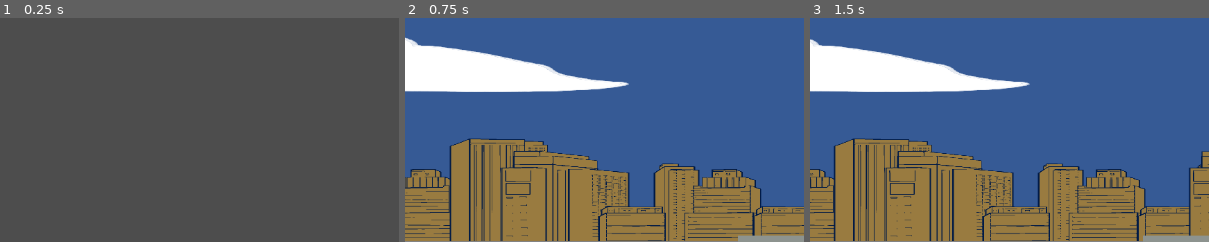
Above: before the commit, frames 1-3 (left to right).
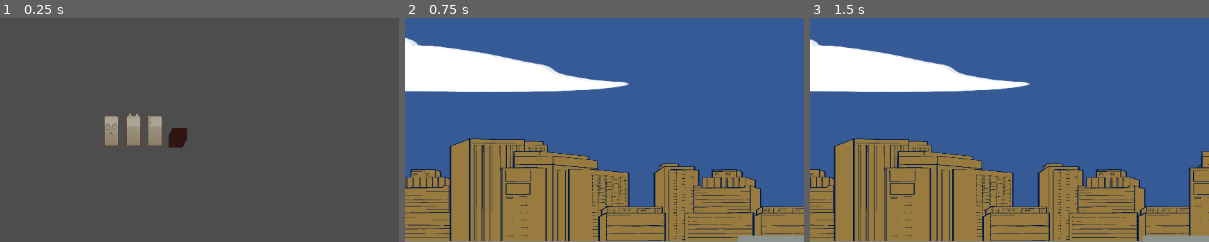
Above: after the commit, the same moments.

Repository: her-undead/medieval-zombies
Game: Godot game, scene res://scenes/GUI/start_menu.tscn
The game is run twice, just before and just after one commit, with the same random seed, the same clock (stepped at 60 frames per second) and the same inputs.
Inputs:
- Up to frame 1 (0.25 s): no input
- Up to frame 2 (0.75 s): click "Start Game" at 0.5 s
- Up to frame 3 (1.5 s): tap Enter (ui_accept) at 1.25 s; hold Right (ui_right) from 1.28 s (still down)
The pictures show only the part of the screen within x 0-50%, y 2-52%; the shares and areas given below are measured in that part.

The runs differ from the first frame. In frame 1, 1.8% of the frame differs, in the area x 26-47%, y 42-59%; in frame 2, nothing differs; in frame 3, nothing differs.

Commit message:
Update start_menu.tscn

Diff:
--- a/scenes/GUI/start_menu.tscn
+++ b/scenes/GUI/start_menu.tscn
@@ -1,7 +1,8 @@
-[gd_scene load_steps=3 format=3 uid="uid://dhxxcv2t1bxp0"]
+[gd_scene load_steps=4 format=3 uid="uid://dhxxcv2t1bxp0"]
 
 [ext_resource type="Script" path="res://scenes/GUI/start_menu.gd" id="1_427uy"]
 [ext_resource type="Texture2D" uid="uid://8kwtngkc121t" path="res://assets/backgrounds/test_ground.png" id="1_w1e0i"]
+[ext_resource type="Texture2D" uid="uid://crjoo5kiacr0b" path="res://assets/Pixel Art Top Down - Basic v1.1.2/Texture/TX Player.png" id="3_gqcj4"]
 
 [node name="StartMenu" type="Control"]
 layout_mode = 3
@@ -51,3 +52,18 @@
 [node name="Exit_Button" type="Button" parent="MarginContainer/VBoxContainer"]
 layout_mode = 2
 text = "alkgf"
+
+[node name="Logo_stuff" type="MarginContainer" parent="."]
+layout_mode = 0
+offset_left = 116.0
+offset_top = 104.0
+offset_right = 304.0
+offset_bottom = 363.0
+
+[node name="VBoxContainer" type="VBoxContainer" parent="Logo_stuff"]
+layout_mode = 2
+theme_override_constants/separation = 20
+
+[node name="Sprite2D" type="Sprite2D" parent="Logo_stuff/VBoxContainer"]
+position = Vector2(92, 100)
+texture = ExtResource("3_gqcj4")
